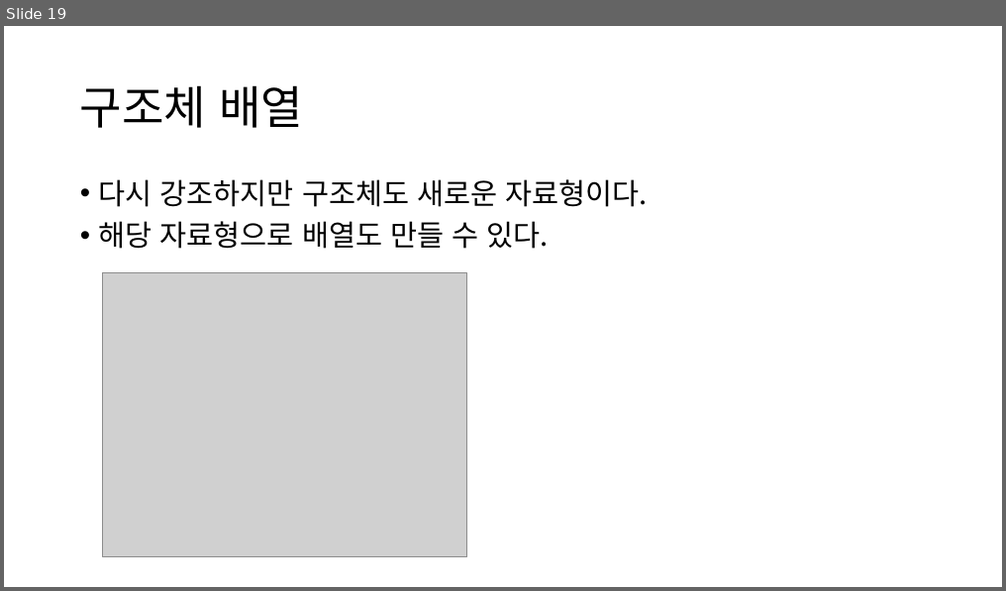
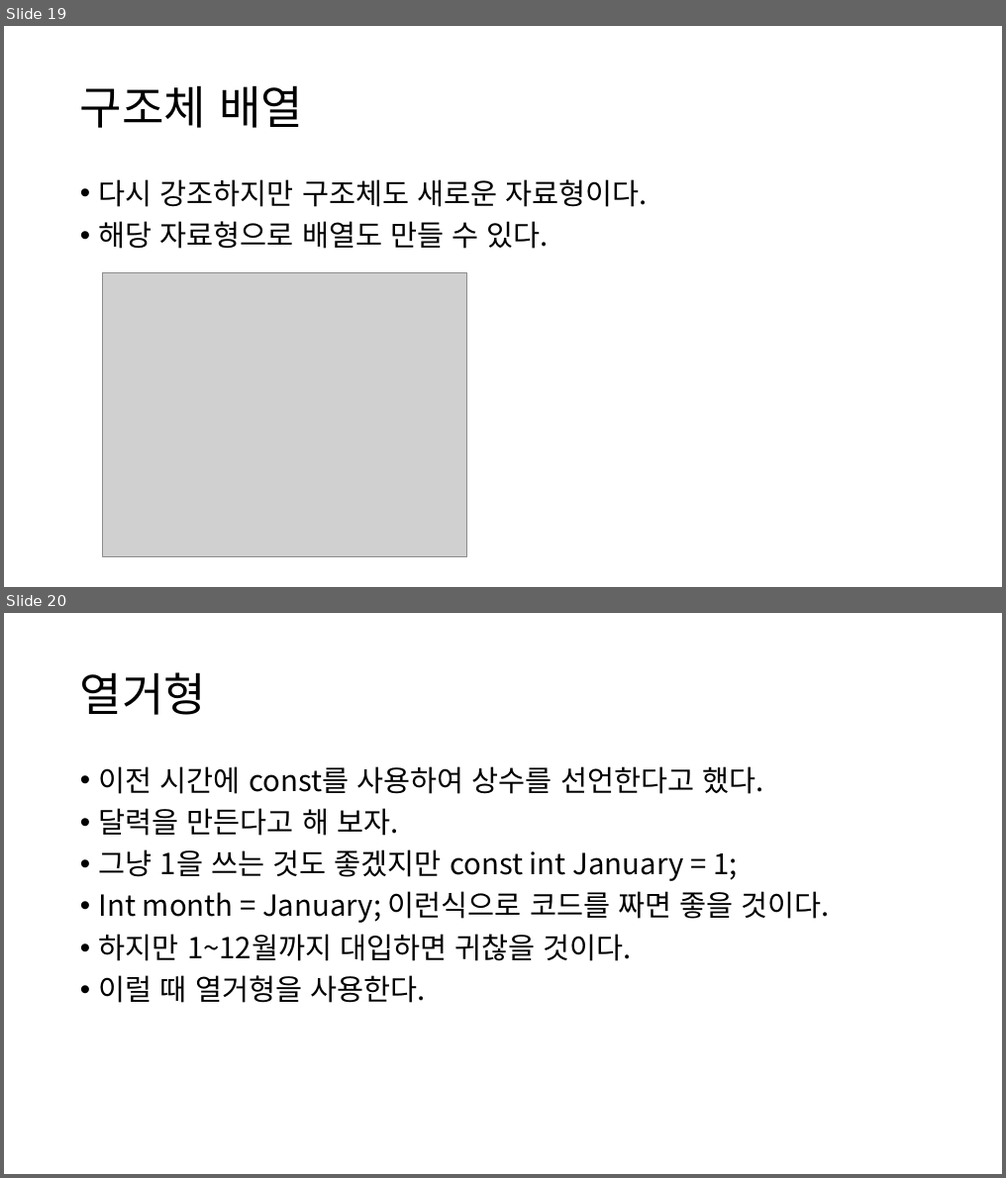
Before and after one commit to JJhuk/2020-SMUtutoring, a slide deck: 튜터링 6주차.pptx. Shown one above the other, each under a label of ours: slide 19 before the commit, slides 19 and 20 after it. The pictures are 1006x591 and 1006x1178 pixels, drawn with LibreOffice and Linux fonts; fonts in the diff are those of the drawing; grey boxes stand for pictures. Boxes give left, top, right and bottom in pixels: in the first picture for what was removed or moved away, otherwise in the second. Text is boxed around its words. In the diff, an @@ line names an element or a change of style, - is before the commit and + after.

```diff
--- a/튜터링 6주차.pptx
+++ b/튜터링 6주차.pptx
@@ slide 20 added at bbox=[4, 613, 1002, 1174], background #FFFFFF @@
@@ title added at bbox=[80, 672, 206, 715], 44 pt, text #000000 @@
+열거형
@@ text added at bbox=[99, 766, 830, 1003], 28 pt, text #000000 @@
+• 이전 시간에 const를 사용하여 상수를 선언한다고 했다.
+• 달력을 만든다고 해 보자.
+• 그냥 1을 쓰는 것도 좋겠지만 const int January = 1;
+• Int month = January; 이런식으로 코드를 짜면 좋을 것이다.
+• 하지만 1~12월까지 대입하면 귀찮을 것이다.
+• 이럴 때 열거형을 사용한다.
```
Also in this commit, not shown: 1 slide changed, 10 other slides added.
